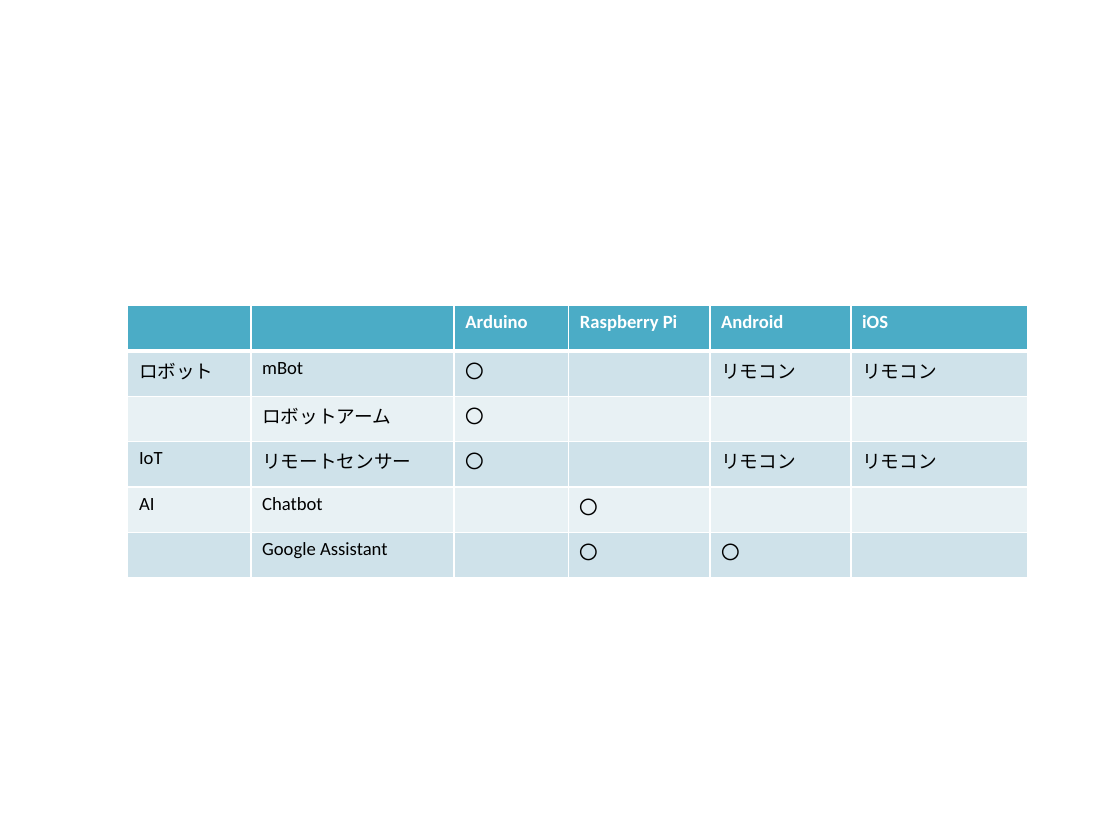
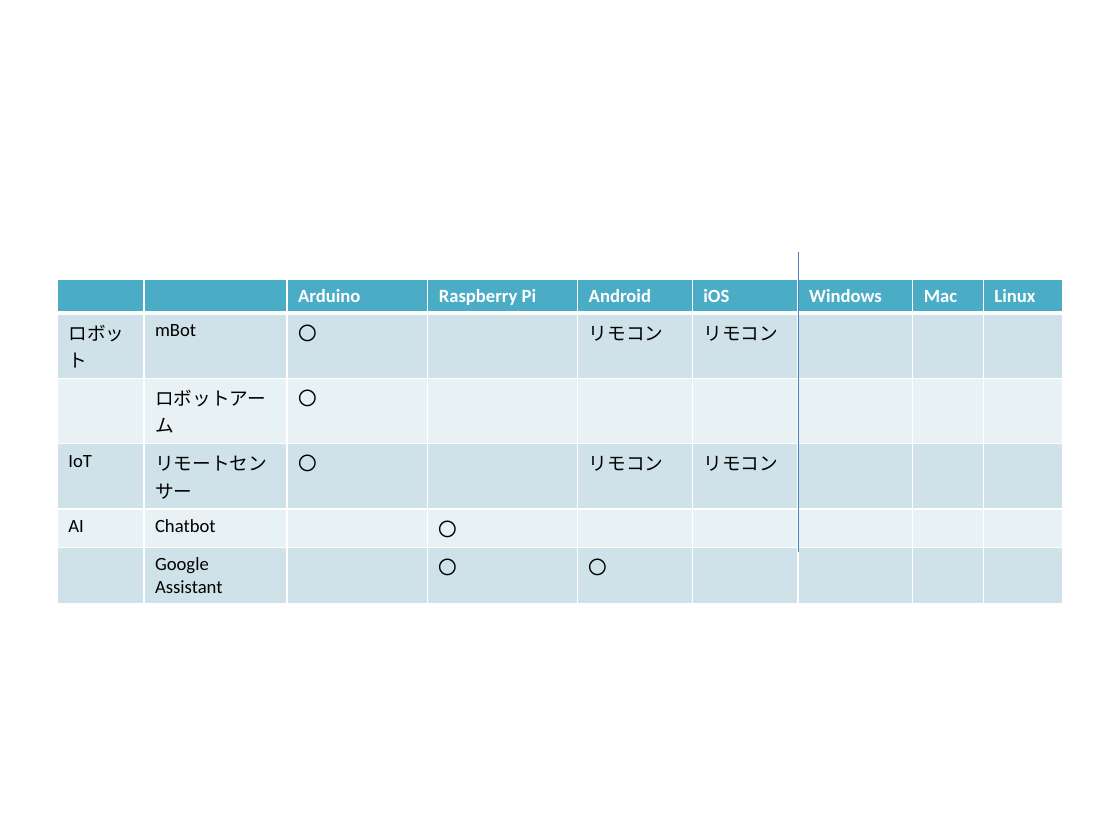
Before and after one commit to t-magic/RASP, a slide deck: slide 8 of pdf/おとなのための工作の時間.pptx. Drawn at 1120x840 pixels with LibreOffice and Linux fonts; fonts in the diff are those of the drawing. Boxes give left, top, right and bottom in pixels: in the first picture for what was removed or moved away, otherwise in the second. Text is boxed around its words. In the diff, an @@ line names an element or a change of style, - is before the commit and + after.

```diff
--- a/pdf/おとなのための工作の時間.pptx
+++ b/pdf/おとなのための工作の時間.pptx
@@ line added from (799, 252) to (799, 552), #4B7EBC 0.75 pt @@
@@ table at <box>57,279,1062,597</box> @@
+column 7: Windows |  |  |  |  | 
+column 8: Mac |  |  |  |  | 
+column 9: Linux |  |  |  |  | 
@@ table: place and size @@
-table at <box>128,306,1026,578</box>
+table at <box>57,279,1062,597</box>
```
Also in this commit, not shown: 4 other slides changed, 1 other file.
